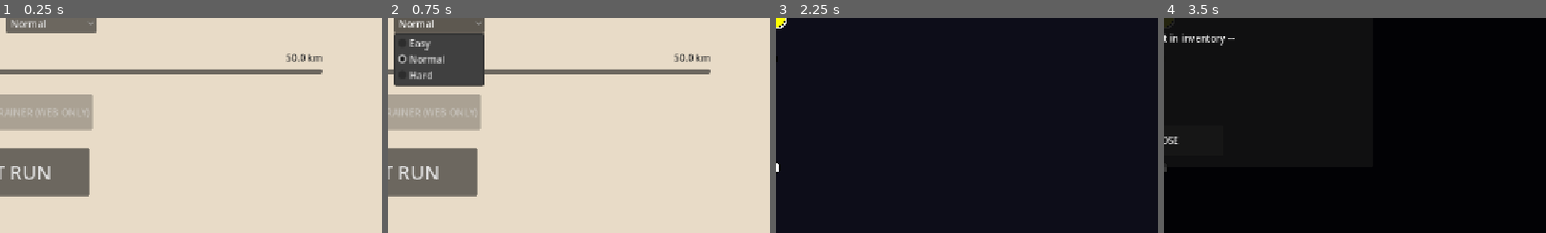
Above: before the commit, frames 1-4 (left to right).
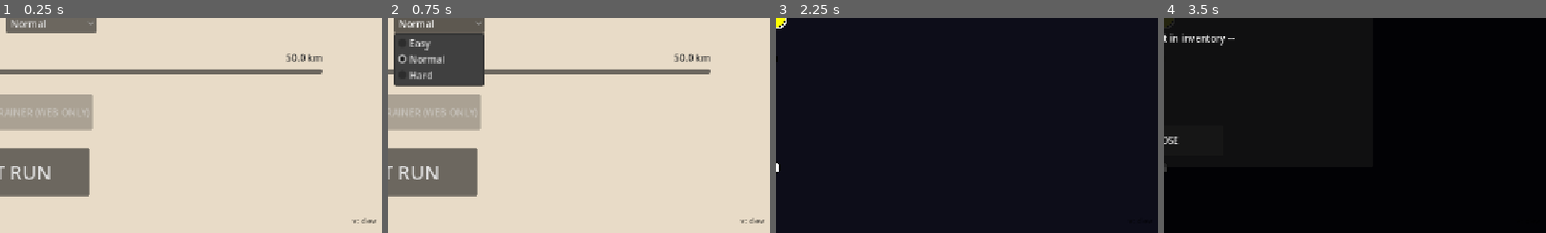
Above: after the commit, the same moments.

Repository: alexkibler/spokes-godot
Game: Godot game, scene res://src/scenes/MenuScene.tscn
Two runs of this game, one before a commit and one after it. Both use one fixed random seed, a clock stepped at 60 frames per second and the inputs below.
Inputs:
- Up to frame 1 (0.25 s): no input
- Up to frame 2 (0.75 s): click "Normal" at 0.5 s
- Up to frame 3 (2.25 s): click "Normal" at 1.25 s; click "START RUN" at 2 s
- Up to frame 4 (3.5 s): click "EQUIPMENT" at 2.75 s
The pictures show only the part of the screen within x 50-100%, y 50-100%; the shares and areas given below are measured in that part.

The runs differ from the first frame. In frame 1, less than 0.1% of the frame differs, in the area x 92-99%, y 92-96%; in frame 2, less than 0.1%; in frame 3, less than 0.1%; in frame 4, less than 0.1%.

Commit message:
ui: simplify watermark anchoring with direct Label and preset

Diff:
--- a/src/autoloads/BuildInfo.gd
+++ b/src/autoloads/BuildInfo.gd
@@ -7,7 +7,7 @@
 
 func _ready() -> void:
 	if OS.has_feature("web"):
-		JavaScriptBridge.eval("console.log('Spokes: BuildInfo initializing [TS: 1772121300]...')")
+		JavaScriptBridge.eval("console.log('Spokes: BuildInfo initializing [Hash: " + COMMIT_HASH + "]...')")
 	_add_version_watermark.call_deferred()
 
 func _add_version_watermark() -> void:
@@ -15,25 +15,17 @@
 	layer.layer = 128 # Very high layer
 	add_child(layer)
 
-	var margin = MarginContainer.new()
-	margin.mouse_filter = Control.MOUSE_FILTER_IGNORE # Don't block clicks
-	layer.add_child(margin)
-
-	# Explicitly set anchoring to bottom-right
-	margin.layout_mode = 1 # Use Anchors
-	margin.set_anchors_preset(Control.PRESET_BOTTOM_RIGHT)
-	margin.grow_horizontal = Control.GROW_DIRECTION_BEGIN
-	margin.grow_vertical = Control.GROW_DIRECTION_BEGIN
-
-	margin.add_theme_constant_override("margin_right", 10)
-	margin.add_theme_constant_override("margin_bottom", 10)
-
 	var watermark = Label.new()
 	watermark.text = "v: " + COMMIT_HASH.left(7)
 	watermark.add_theme_font_size_override("font_size", 14)
-	watermark.add_theme_color_override("font_color", Color(0, 0, 0, 0.4)) # Semi-transparent black
+	watermark.add_theme_color_override("font_color", Color(0, 0, 0, 0.6)) # Slightly darker semi-transparent black
 	watermark.mouse_filter = Control.MOUSE_FILTER_IGNORE
-	margin.add_child(watermark)
+
+	layer.add_child(watermark)
+
+	# Use the combined preset function which is more reliable for direct children of CanvasLayer
+	watermark.layout_mode = 1
+	watermark.set_anchors_and_offsets_preset(Control.PRESET_BOTTOM_RIGHT, Control.PRESET_MODE_MINSIZE, 10)
 
 	if OS.has_feature("web"):
-		JavaScriptBridge.eval("console.log('Spokes: Watermark added to bottom-right [TS: 1772121300]')")
+		JavaScriptBridge.eval("console.log('Spokes: Watermark positioned at bottom-right')")
